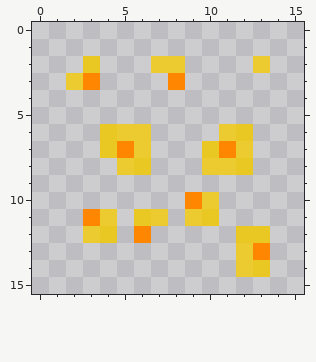
File history of a pixel-art sprite, Assets/All_Elements/Map_Elements/daisy3.png. Above, as it was before the edit.
The file is 16x16 pixels. Pixels under 10% opacity are left out.
Once edited:
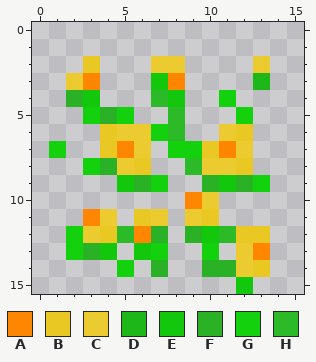
Palette (. is transparent): A #ff8600  B #eac823  C #ebcb30  D #1eb71a  E #12c70c  F #2ab126  G #13d20d  H #2cba28
Change:
@@ x 0..15 @@
  2 ...B...CC....C..
- 3 ..CA....A.......
- 4 ................
- 5 ................
- 6 ....BCC....CB...
- 7 ....BAC...BAC...
- 8 .....CB...CCB...
- 9 ................
+ 3 ..CA...EA....D..
+ 4 ..FE...HE..G....
+ 5 ...GFG..H...G...
+ 6 ....BCCGH..CB...
+ 7 .G..BAC.GGBAC...
+ 8 ...GFCB..HCCB...
+ 9 .....EFG..FEFG..
 10 .........AC.....
 11 ...AC.BC.CB.....
-12 ...CB.A.....BB..
-13 ............CA..
-14 ............CB..
-15 ................
+12 ..GCBHAF.FEHBB..
+13 ..GFE.EG..G.CA..
+14 .....G.F..FFCB..
+15 ............E...
